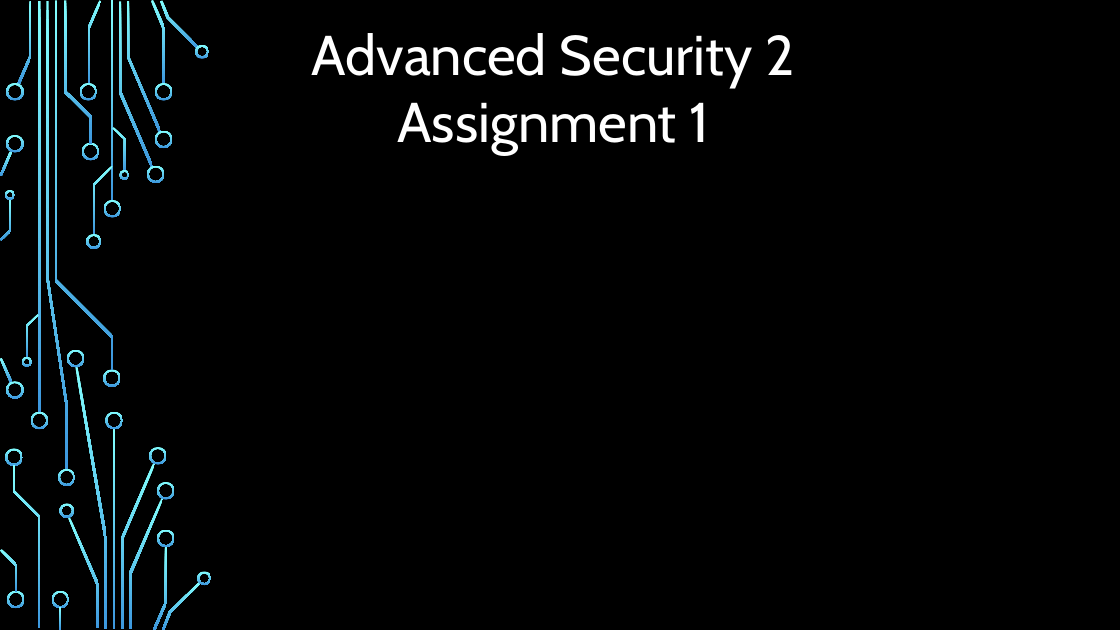
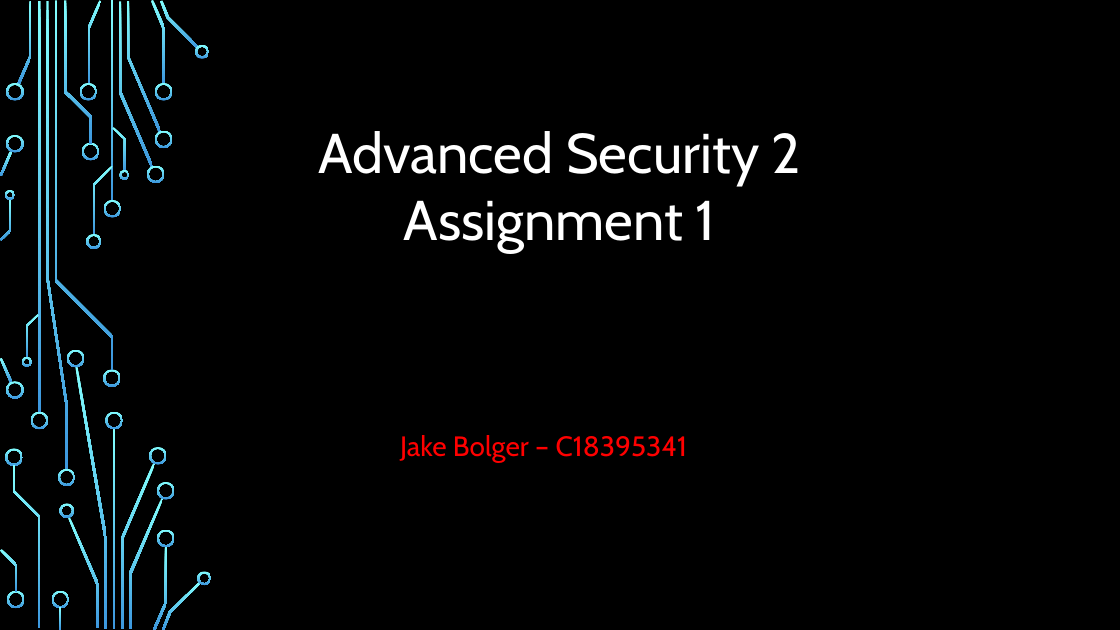
Before and after one commit to jakebolger/AS2repo, a slide deck: slide 1 of Presentation1.pptx. Drawn at 1120x630 pixels with LibreOffice and Linux fonts; fonts in the diff are those of the drawing; background and template pictures are left out. Boxes give left, top, right and bottom in pixels: in the first picture for what was removed or moved away, otherwise in the second. Text is boxed around its words. In the diff, an @@ line names an element or a change of style, - is before the commit and + after.

```diff
--- a/Presentation1.pptx
+++ b/Presentation1.pptx
@@ text "Advanced Security 2": place and size @@
-text "Advanced Security 2" at box(312, 33, 794, 155)
+text "Advanced Security 2" at box(319, 131, 801, 252)
@@ text "Jake Bolger – C18395341": place and size @@
-text "Jake Bolger – C18395341" at box(418, 546, 734, 588)
+text "Jake Bolger – C18395341" at box(400, 435, 688, 462)
@@ text "Jake Bolger – C18395341" at box(400, 435, 688, 462): text colour #000000 to #FF0000 @@
```
Also in this commit, not shown: 4 other slides changed, 2 slides added, 5 other files.
